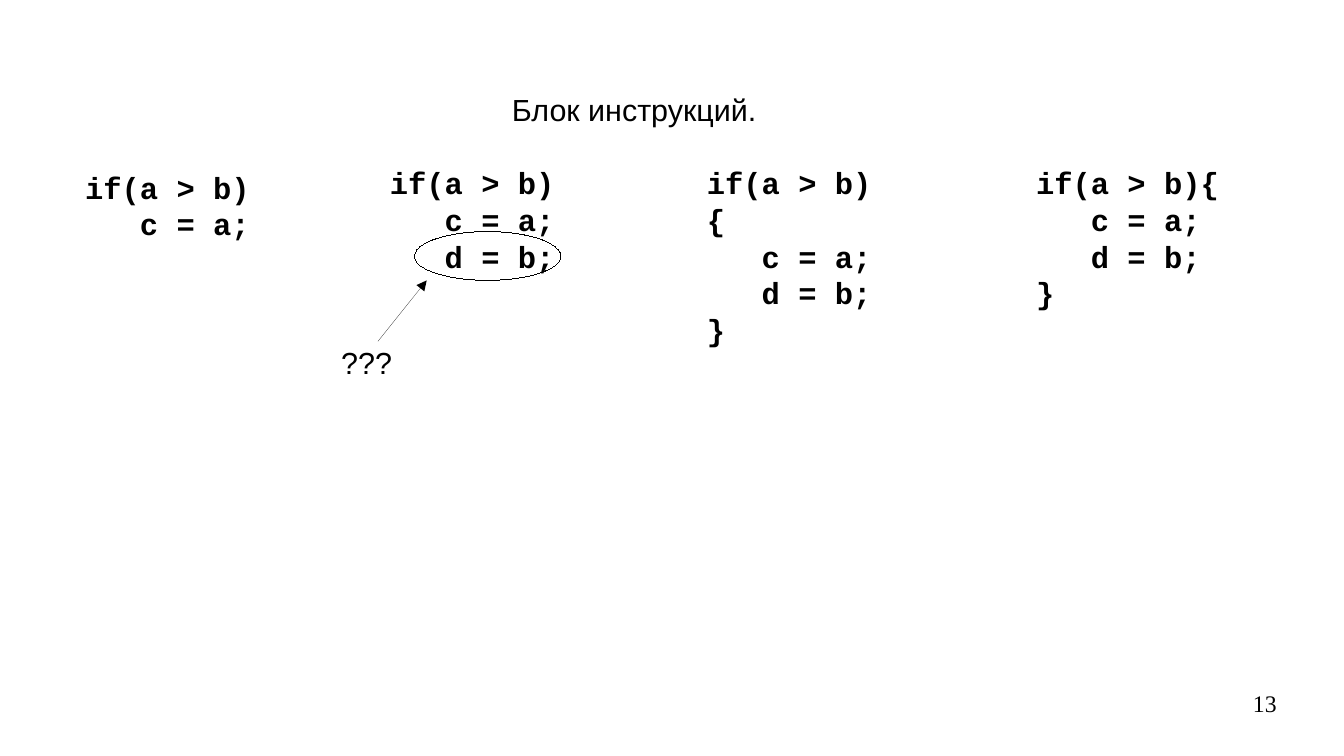
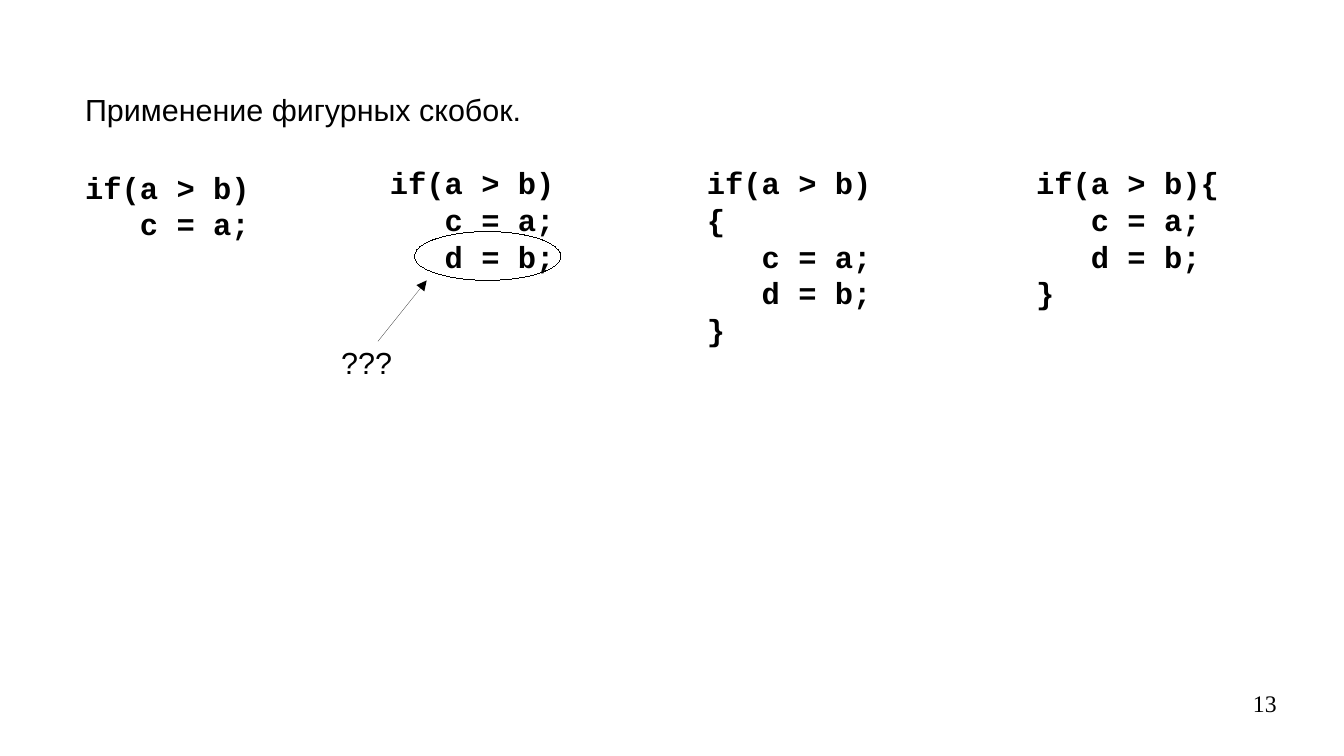
Before and after one commit to steelcraft/stud-lab, a slide deck: slide 13 of Лекции/CBCP01#L3.odp. Drawn at 1344x756 pixels with LibreOffice and Linux fonts; fonts in the diff are those of the drawing. Boxes give left, top, right and bottom in pixels: in the first picture for what was removed or moved away, otherwise in the second. Text is boxed around its words. In the diff, an @@ line names an element or a change of style, - is before the commit and + after.

```diff
--- a/Лекции/CBCP01#L3.odp
+++ b/Лекции/CBCP01#L3.odp
@@ text at (85,98,521,127): text changed @@
-Блок инструкций.
+Применение фигурных скобок.
```
Also in this commit, not shown: 1 other slide changed, 6 slides added, 1 slide removed.
